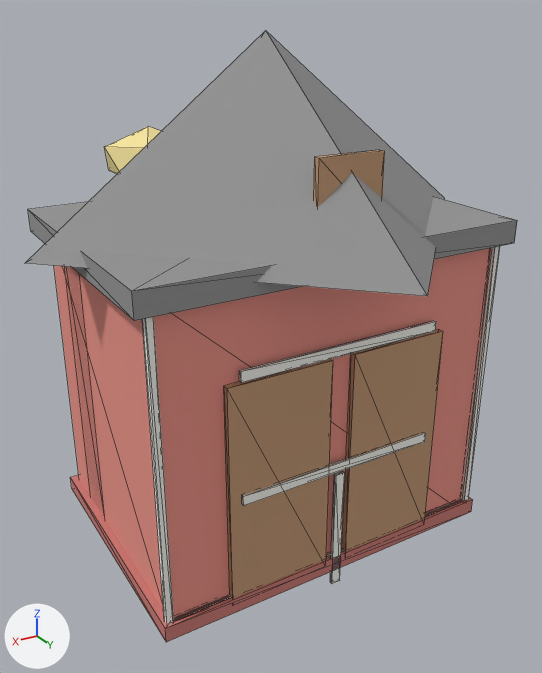
The glTF model assets/procedural/pretty/barn.glb, before and after one commit.
Both versions are drawn from a 50 mm camera at (3.2, 5.41, 4.62) aimed at (0.02, 0.12, 1.97). The lights are fixed; the arrows at lower left show +X, +Y and +Z. The picture after the commit comes second. Mesh edges are drawn as thin lines. Vertices at exactly the same position are counted once.

In view in the first picture: 'barn_root'.
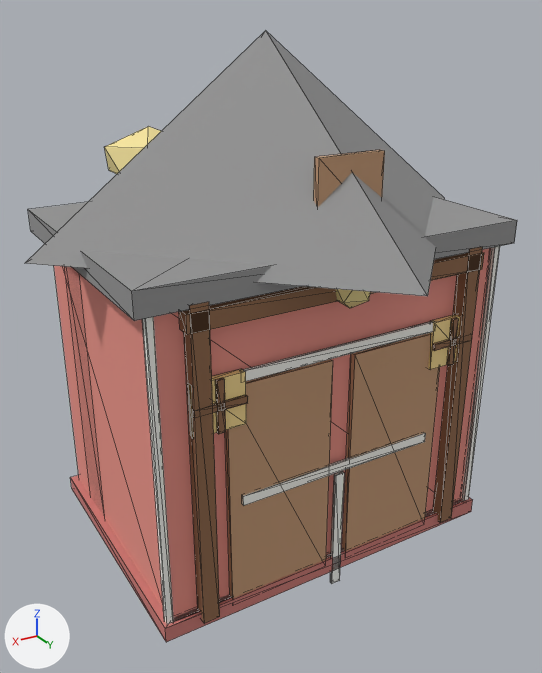
What differs and where, as boxes (x1, y1, x2, y2) in the pictures (542 x 673 px):
part 1 of me_barn_mesh, added (brown)
    after: (433, 247, 482, 523)
part 2 of me_barn_mesh, added (brown)
    after: (184, 302, 220, 623)
part 3 of me_barn_mesh, added (brown)
    after: (179, 252, 484, 335)
part 4 of me_barn_mesh, added
    after: (432, 335, 472, 351)
part 5 of me_barn_mesh, added
    after: (447, 318, 459, 366)
part 6 of me_barn_mesh, added
    after: (193, 395, 248, 418)
part 7 of me_barn_mesh, added (brown)
    after: (215, 378, 226, 434)
part 8 of me_barn_mesh, added (yellow)
    after: (428, 315, 460, 370)
part 9 of me_barn_mesh, added (yellow)
    after: (188, 369, 246, 439)
part 10 of me_barn_mesh, added (beige)
    after: (336, 289, 370, 308)

Diff of the bpy script that builds the scene:
```diff
--- a/assets/procedural/pretty/barn.glb.py
+++ b/assets/procedural/pretty/barn.glb.py
@@ mat_barn_timber @@
+mat_barn_timber = principled_material('barn_timber')
+mat_barn_timber.base_color = (0.28, 0.14, 0.07)  # brown #90694b
+mat_barn_timber.roughness = 0.9
@@ mat_barn_window @@
+mat_barn_window = principled_material('barn_window')
+mat_barn_window.base_color = (0.95, 0.72, 0.3)  # yellow #f9dd95
+mat_barn_window.roughness = 0.82
@@ me_barn_mesh @@
 # used by ob_barn_root; location = (0.0, 0.0, 0.0)
-me_barn_mesh.from_pydata(...)  # 153 vertices, 234 faces; spans x -2.04..2.04, y -2.04..2.04, z 0.0..4.5
+me_barn_mesh.from_pydata(...)  # 237 vertices, 362 faces; spans x -2.04..2.04, y -2.04..2.04, z 0.0..4.5
+# me_barn_mesh part 1: a new loose piece, a box spanning x -1.31..-1.17, y 1.12..1.24, z 0.21..2.88, in mat_barn_timber (brown #90694b)
+# me_barn_mesh part 2: a new loose piece, a box spanning x 1.17..1.31, y 1.12..1.24, z 0.21..2.88, in mat_barn_timber (brown #90694b)
+# me_barn_mesh part 3: a new loose piece, a box spanning x -1.34..1.34, y 1.12..1.24, z 2.69..2.83, in mat_barn_timber (brown #90694b)
+# me_barn_mesh part 4: a new loose piece, a box spanning x -1.308..-0.886, y 1.209..1.238, z 2.053..2.109, in mat_barn_timber (brown #90694b)
+# me_barn_mesh part 5: a new loose piece, a box spanning x -1.125..-1.069, y 1.209..1.238, z 1.87..2.292, in mat_barn_timber (brown #90694b)
+# me_barn_mesh part 6: a new loose piece, a box spanning x 0.886..1.308, y 1.209..1.238, z 2.053..2.109, in mat_barn_timber (brown #90694b)
+# me_barn_mesh part 7: a new loose piece, a box spanning x 1.069..1.125, y 1.209..1.238, z 1.87..2.292, in mat_barn_timber (brown #90694b)
+# me_barn_mesh part 8: a new loose piece, a box spanning x -1.308..-0.886, y 1.153..1.209, z 1.87..2.292, in mat_barn_window (yellow #f9dd95)
+# me_barn_mesh part 9: a new loose piece, a box spanning x 0.886..1.308, y 1.153..1.209, z 1.87..2.292, in mat_barn_window (yellow #f9dd95)
+# me_barn_mesh part 10: a new loose piece, an icosphere of 20 faces spanning x -0.16..0.16, y 1.07..1.38, z 2.6..2.97, in mat_barn_hay (beige #f9e7a0)
 me_barn_mesh.materials.append(mat_barn_wall)
@@ me_barn_mesh @@
 me_barn_mesh.materials.append(mat_barn_hay)
+me_barn_mesh.materials.append(mat_barn_timber)  # brown #90694b
+me_barn_mesh.materials.append(mat_barn_window)  # yellow #f9dd95
```
